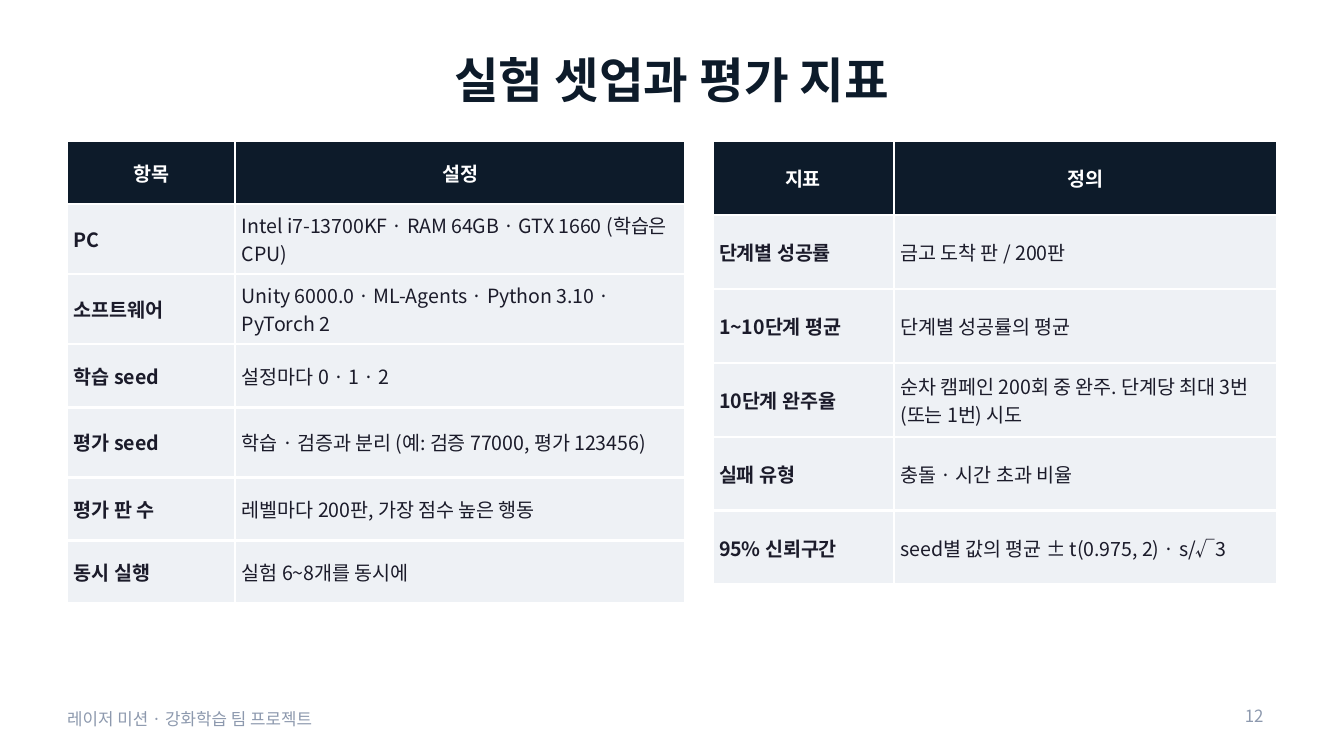
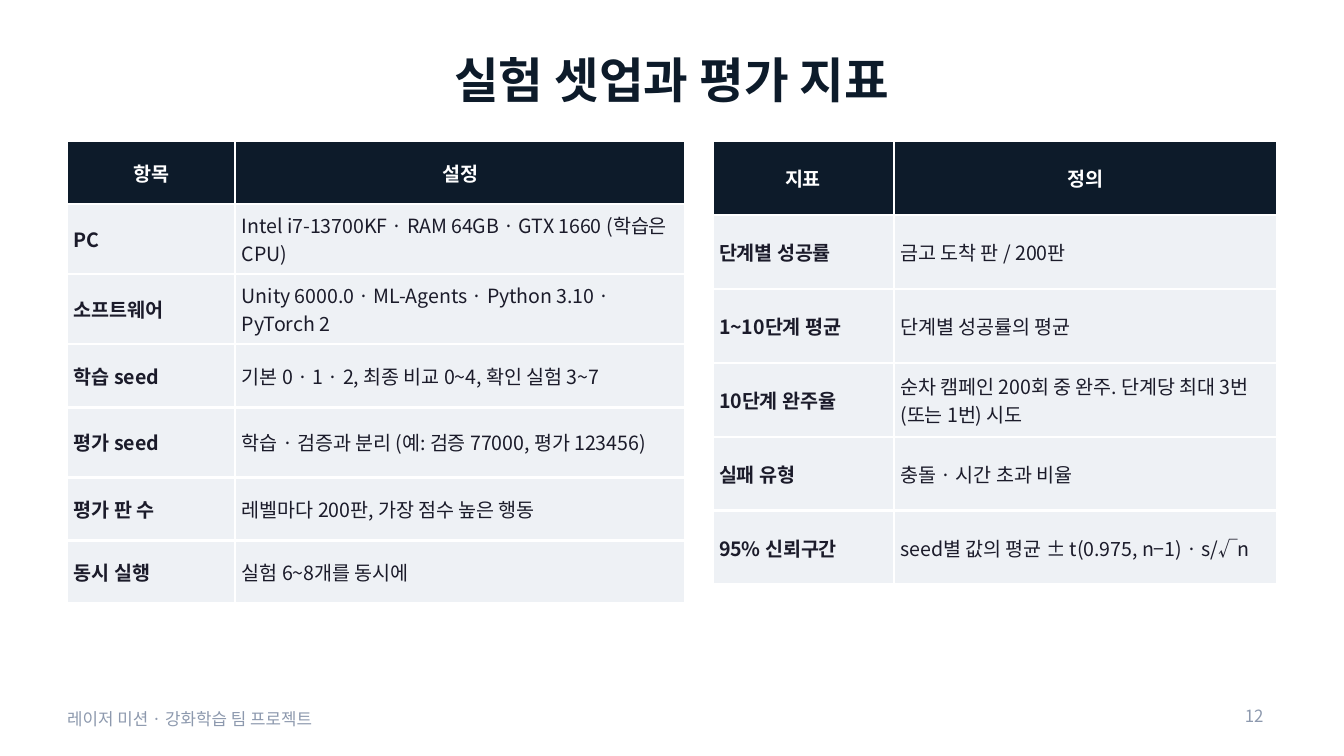
Before and after one commit to changxeokSong/reinforcement_learning, a slide deck: slide 12 of docs/LaserMission_presentation.pptx. Drawn at 1344x756 pixels with LibreOffice and Linux fonts; fonts in the diff are those of the drawing. Boxes give left, top, right and bottom in pixels: in the first picture for what was removed or moved away, otherwise in the second. Text is boxed around its words. In the diff, an @@ line names an element or a change of style, - is before the commit and + after.

Commit message:
레이저 미션: 하이퍼파라미터 탐색 102개, 최종 비교 seed 5개, 새 seed 확인 실험, 실패 방식 분석, 발표 자료 37장

```diff
--- a/docs/LaserMission_presentation.pptx
+++ b/docs/LaserMission_presentation.pptx
@@ table at (67,141,685,586) @@
-row 4, column 2: 설정마다 0 · 1 · 2
+row 4, column 2: 기본 0 · 1 · 2, 최종 비교 0~4, 확인 실험 3~7
@@ table at (712,141,1277,564) @@
-row 6, column 2: seed별 값의 평균 ± t(0.975, 2) · s/√3
+row 6, column 2: seed별 값의 평균 ± t(0.975, n−1) · s/√n
```
Also in this commit, not shown: 8 other slides changed, 5 slides added, 11 other files.
